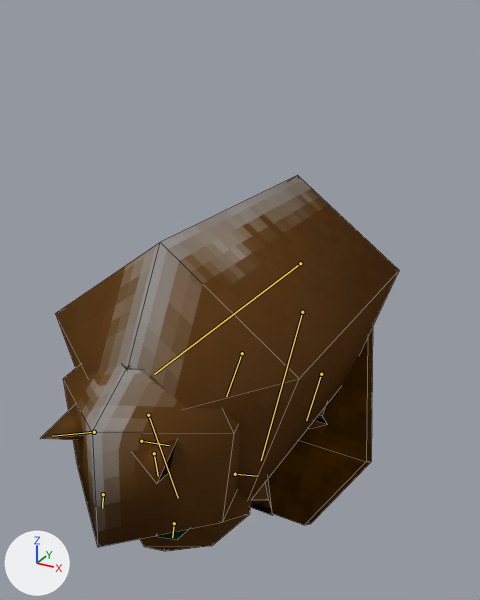
The Blender file Environment/BlenderFiles/Bobro.blend: old version first, new version second.
Before and after are seen from a camera (50 mm lens) standing at (0.99, -1.61, 1.51) and looking at (-0.15, 0.46, 0.47). The axes (+X, +Y, +Z) are drawn at lower left. The lights are the same throughout. Both versions are drawn at frame 36 of the action 'Jump'; the numbers are the values there. The bones that change are drawn over the model as lines. Mesh edges are drawn as thin lines.

Objects in the first picture: 'SM_Bobro'.
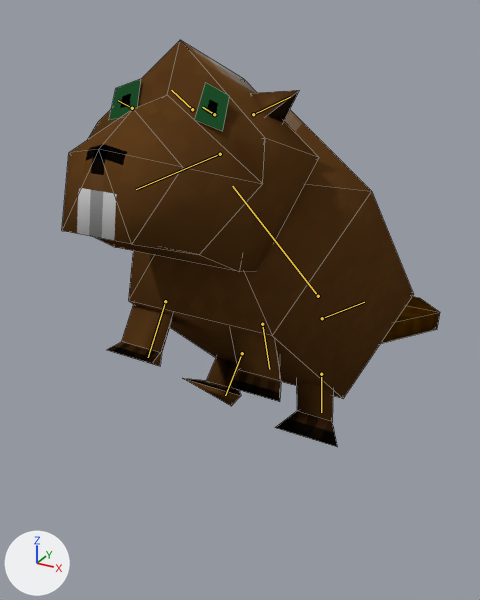
The change in detail:
Bone 'Spine' (bone_spine) moves from (0.0, 0.0, 0.0) to (0.0, -0.204, 0.219).
Bone 'Spine' (bone_spine) turns from (0, 0, 0) to (-41, 0, 0) degrees about its own x, y and z.
Bone 'Head' (bone_head) moves from (0.0, -0.046, 0.151) to (0.0, -0.713, -0.248).
Bone 'Head' (bone_head) turns from (81, 0, 0) to (-25, 0, 0) degrees about its own x, y and z.
Bone 'Tail' (bone_tail) moves from (0.0, -0.037, -0.192) to (0.0, 0.22, -0.235).
Bone 'Tail' (bone_tail) turns from (-106, 0, 0) to (5, 0, 0) degrees about its own x, y and z.
Bone 'HindLegLeft' (bone_hindlegleft) turns from (-44, 0, 0) to (6, 0, 0) degrees about its own x, y and z.
Bone 'HindLegRight' (bone_hindlegright) turns from (-44, 0, 0) to (-48, 0, 0) degrees about its own x, y and z.
Bone 'FrontLegLeft' (bone_frontlegleft) moves from (0.0, 0.0, 0.0) to (0.0, -0.436, 0.172).
Bone 'FrontLegLeft' (bone_frontlegleft) turns from (53, 0, 0) to (17, 0, 0) degrees about its own x, y and z.
Bone 'FrontLegRight' (bone_frontlegright) moves from (0.0, 0.0, 0.0) to (0.0, -0.436, 0.172).
Bone 'FrontLegRight' (bone_frontlegright) turns from (53, 0, 0) to (-36, 0, 0) degrees about its own x, y and z.
Bone 'LeftEar' (bone_leftear) moves from (-0.158, -0.187, 0.029) to (0.356, 0.421, 0.573).
Bone 'LeftEar' (bone_leftear) turns from (-78, 40, -32) to (20, -16, 17) degrees about its own x, y and z.
Bone 'RightEar' (bone_rightear) moves from (0.158, -0.187, 0.029) to (-0.356, 0.421, 0.573).
Bone 'RightEar' (bone_rightear) turns from (-78, -40, 32) to (20, 16, -19) degrees about its own x, y and z.
Bone 'LeftEye' (bone_lefteye) moves from (-0.378, -0.308, -0.183) to (0.61, -0.563, 0.253).
Bone 'LeftEye' (bone_lefteye) turns from (-27, 16, 72) to (10, 3, -23) degrees about its own x, y and z.
Bone 'LeftEye' (bone_lefteye) is rescaled from (1.0, 1.0, 1.0) to (1.27, 1.27, 1.27).
Bone 'RightEye' (bone_righteye) moves from (-0.378, -0.308, -0.183) to (0.61, -0.563, 0.253).
Bone 'RightEye' (bone_righteye) turns from (-27, 16, 72) to (10, 3, -23) degrees about its own x, y and z.
Bone 'RightEye' (bone_righteye) is rescaled from (1.0, 1.0, 1.0) to (1.27, 1.27, 1.27).

Pixel boxes (x1, y1, x2, y2) of what changed, in the pictures (480 x 600 px):
'SM_Bobro', posed (8% taller): before (40, 175, 399, 551); after (62, 40, 440, 447)
bone 'Spine', root to tip: before (300, 263) to (154, 374); after (318, 296) to (232, 186)
bone 'Head', root to tip: before (148, 415) to (178, 498); after (220, 154) to (136, 189)
bone 'Tail', root to tip: before (302, 312) to (261, 460); after (322, 318) to (364, 302)
bone 'HindLegLeft', root to tip: before (321, 374) to (306, 420); after (321, 374) to (321, 412)
bone 'HindLegRight', root to tip: before (242, 353) to (226, 396); after (242, 353) to (225, 395)
bone 'FrontLegLeft', root to tip: before (235, 474) to (257, 476); after (262, 324) to (269, 369)
bone 'FrontLegRight', root to tip: before (141, 441) to (169, 445); after (165, 301) to (148, 357)
bone 'LeftEar', root to tip: before (154, 453) to (158, 476); after (253, 114) to (290, 97)
bone 'RightEar', root to tip: before (94, 432) to (52, 436); after (192, 109) to (171, 90)
bone 'LeftEye', root to tip: before (174, 523) to (172, 537); after (214, 114) to (202, 107)
bone 'RightEye', root to tip: before (103, 494) to (102, 508); after (132, 108) to (118, 100)
